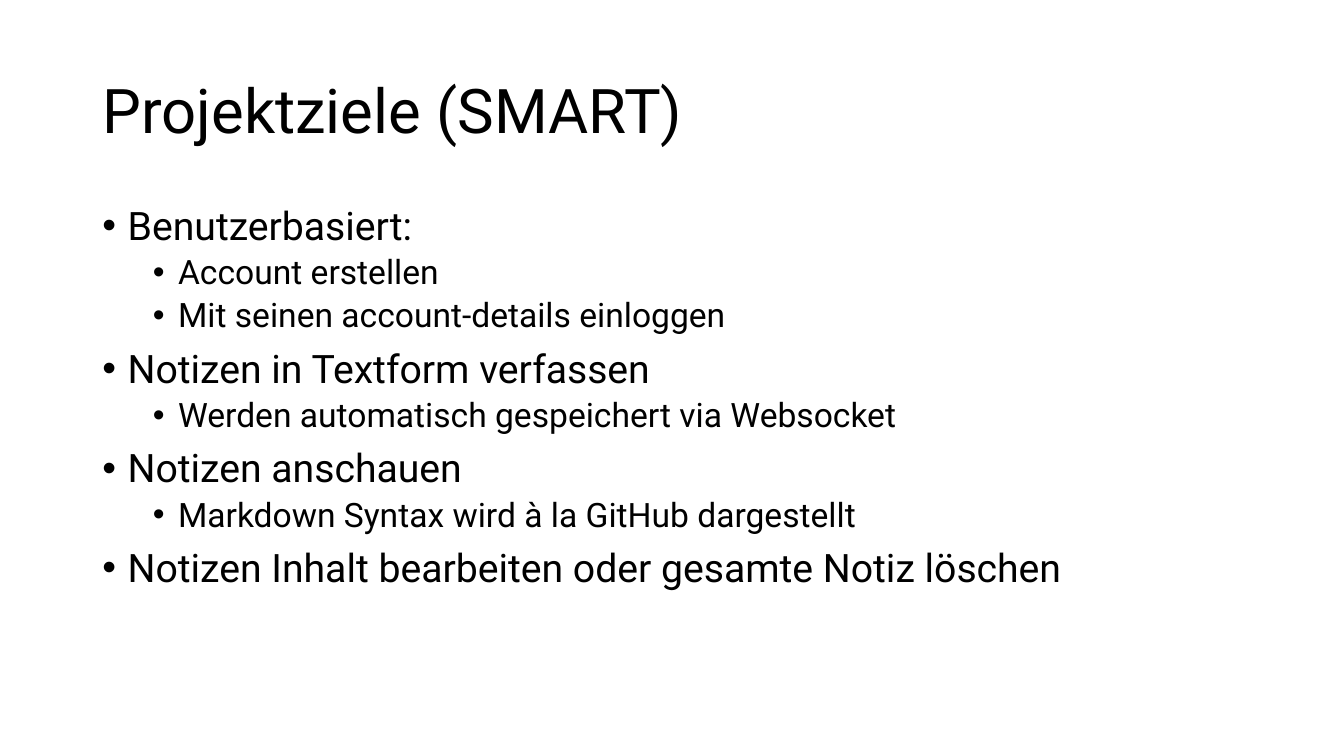
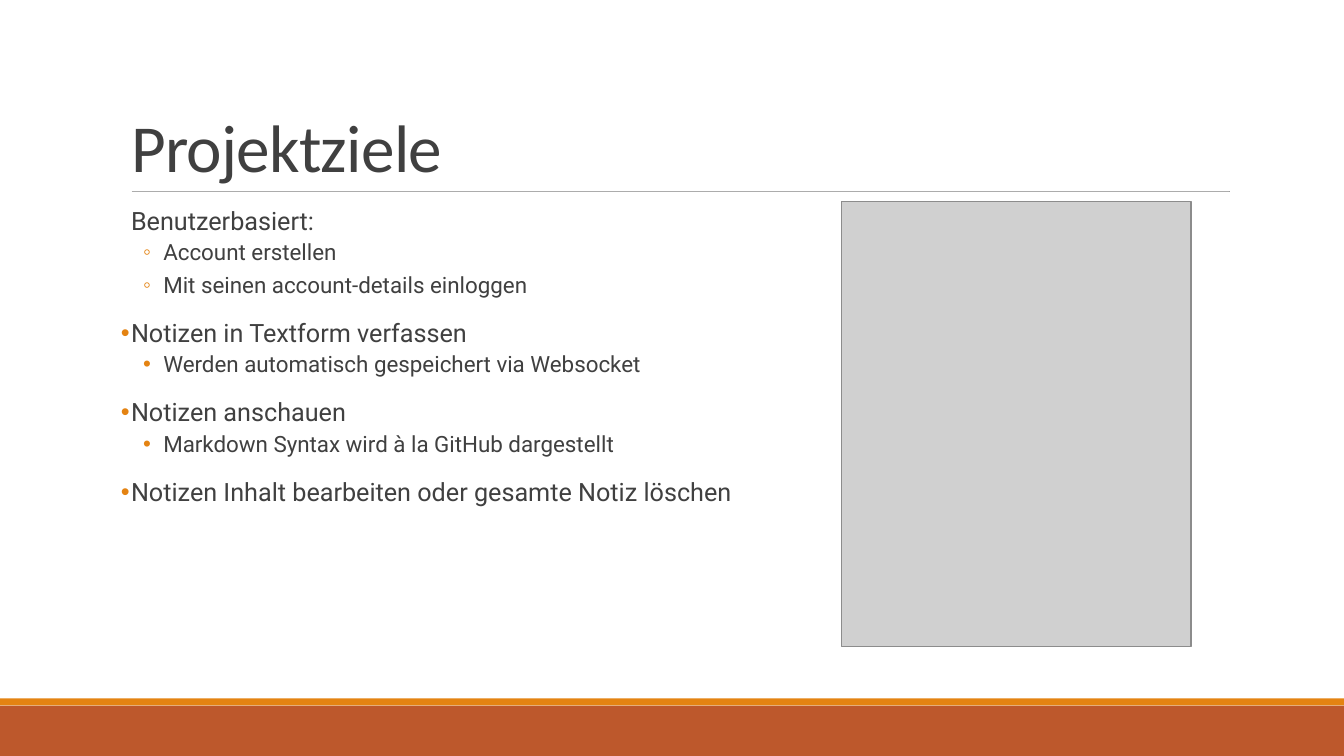
Before and after one commit to fabianbaechli/online_note_tool, a slide deck: slide 6 of planning/presentation_online_note_tool.pptx (slide 2 before the commit). Drawn at 1344x756 pixels with LibreOffice and Linux fonts; fonts in the diff are those of the drawing; grey boxes stand for pictures. Boxes give left, top, right and bottom in pixels: in the first picture for what was removed or moved away, otherwise in the second. Text is boxed around its words. In the diff, an @@ line names an element or a change of style, - is before the commit and + after.

```diff
--- a/planning/presentation_online_note_tool.pptx
+++ b/planning/presentation_online_note_tool.pptx
@@ title "Projektziele" at [131, 125, 442, 184]: vertical alignment middle to bottom @@
@@ title at [131, 125, 442, 184]: text changed; size 44 to 48 pt; font Roboto to Calibri; text colour #000000 to #404040 @@
-Projektziele (SMART)
+Projektziele
@@ text "Benutzerbasiert:" at [131, 211, 732, 507]: size 28 to 18 pt in "Benutzerbasiert:", "Notizen in Textform verfassen", "Notizen anschauen", "Notizen Inhalt bearbeiten oder gesamte Notiz löschen"; text colour #000000 to #404040; size 24 to 16 pt in "Account erstellen", "Mit seinen account-details einloggen", "Werden automatisch gespeichert via Websocket", "Markdown Syntax wird à la GitHub dargestellt"; bullet • to  ; more space between paragraphs; bullet • to ◦; indent changed @@
@@ line added from (132, 192) to (1231, 192), #808080 0.5 pt @@
@@ picture added at [842, 202, 1191, 647] @@
@@ rectangle added at [0, 706, 1344, 756], fill #BD582C @@
@@ rectangle added at [0, 699, 1344, 706], fill #E48312 @@
```
Also in this commit, not shown: 4 other slides changed, 9 slides added, 2 slides removed, 3 other files.
